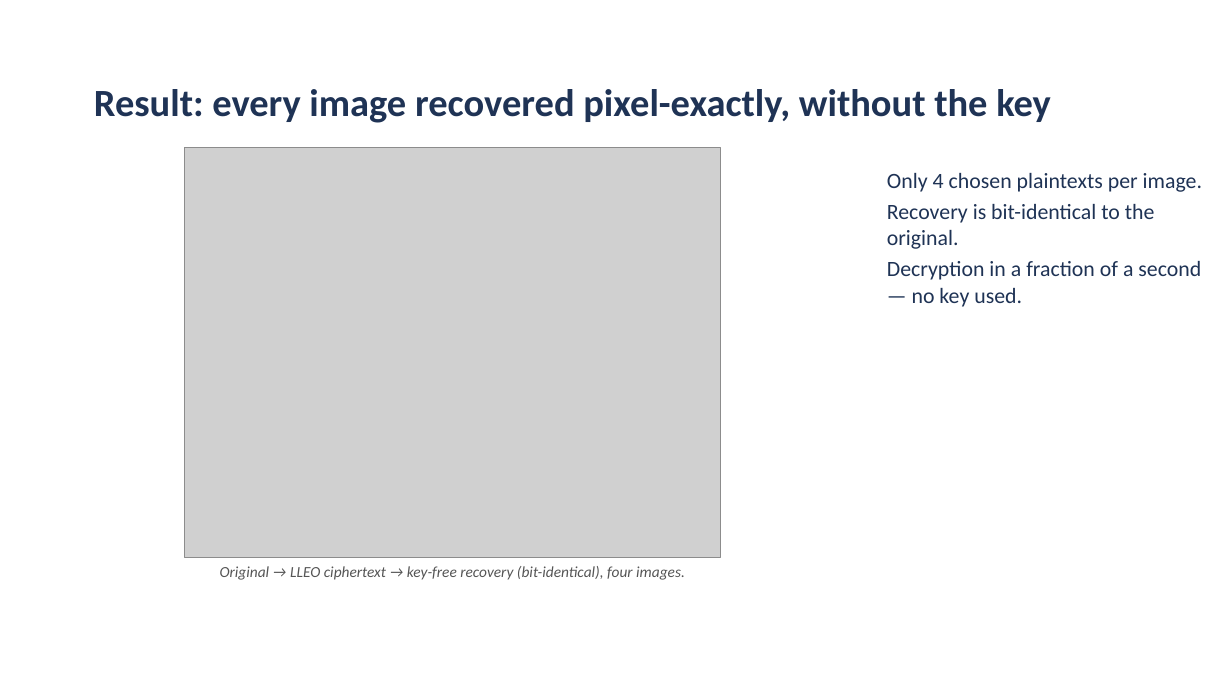
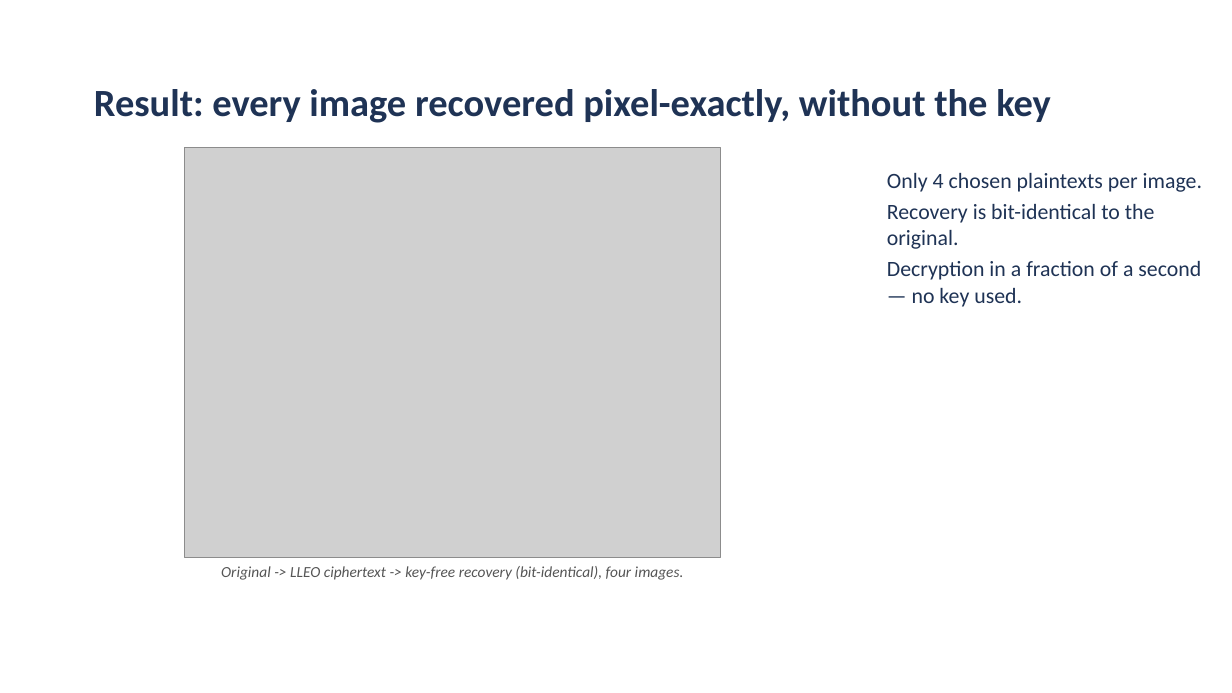
Before and after one commit to aiparallel0/chaoscrypt, a slide deck: slide 7 of papers/paper1-chaos-cpa/presentation.pptx. Drawn at 1232x693 pixels with LibreOffice and Linux fonts; fonts in the diff are those of the drawing; grey boxes stand for pictures; background and template pictures are left out. Boxes give left, top, right and bottom in pixels: in the first picture for what was removed or moved away, otherwise in the second. Text is boxed around its words. In the diff, an @@ line names an element or a change of style, - is before the commit and + after.

```diff
--- a/papers/paper1-chaos-cpa/presentation.pptx
+++ b/papers/paper1-chaos-cpa/presentation.pptx
@@ text at bbox=[221, 566, 684, 580]: text changed @@
-Original → LLEO ciphertext → key-free recovery (bit-identical), four images.
+Original -> LLEO ciphertext -> key-free recovery (bit-identical), four images.
```
Also in this commit, not shown: 9 other slides changed, 2 slides added, 2 slides removed, 2 other files.
